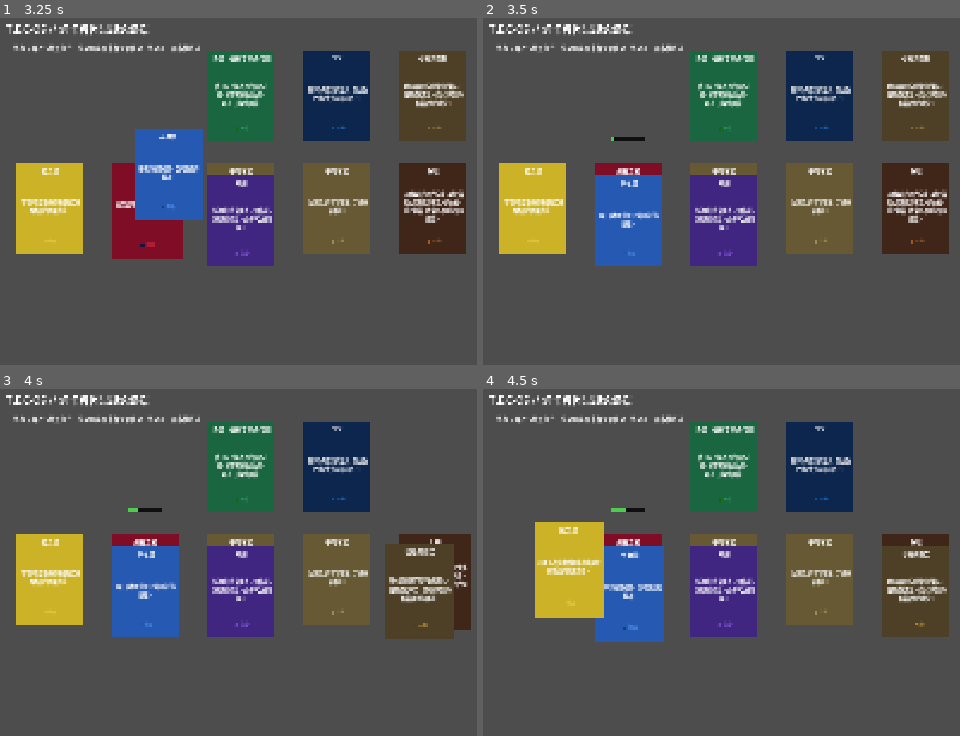
Above: before the commit, frames 1-4 (two rows, left to right).
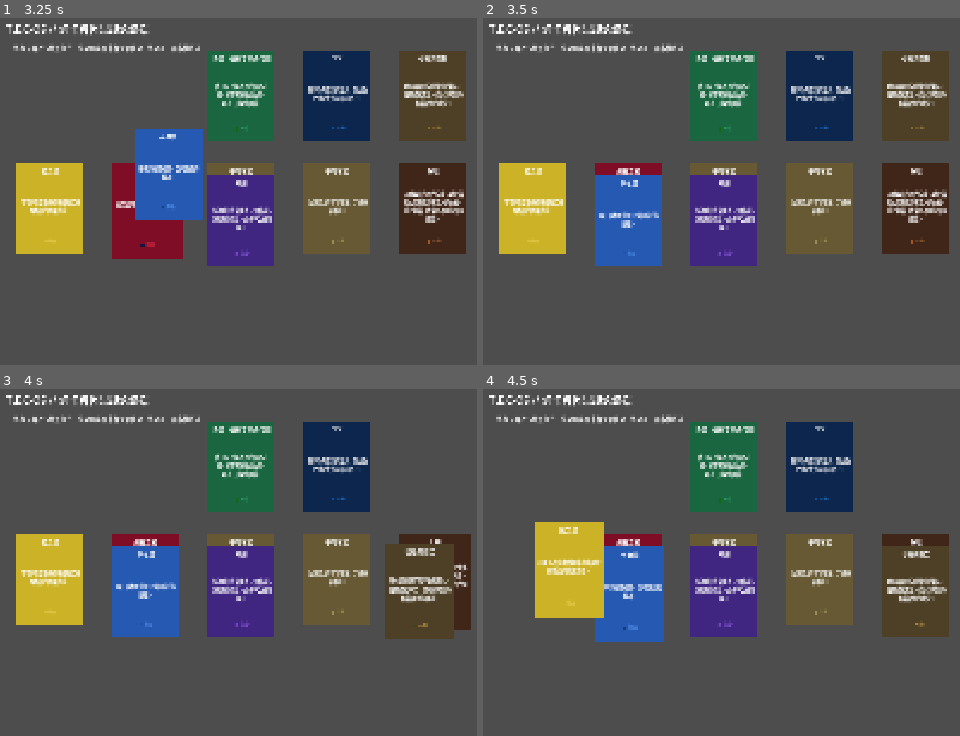
Above: after the commit, the same moments.

Repository: ChrisUtada/tec3g
Game: Godot game, scene res://main.tscn
Same seed, same stepped clock (60 frames per second), same inputs: the game is played once before the commit and once after it.
Inputs (mouse positions are in pixels of both pictures, inside the frame that each line leads up to):
- Up to frame 1 (3.25 s): tap Enter at 0.5 s; drag from (47, 97) to (453, 142) at 0.52 s; drag from (147, 97) to (333, 330) at 1.27 s; move the mouse to (243, 97) at 2.02 s; click (243, 97) at 2.17 s; tap Space at 2.75 s; drag from (338, 97) to (133, 174) at 2.77 s
- Up to frame 2 (3.5 s): no input
- Up to frame 3 (4 s): drag from (434, 468) to (414, 614) at 3.52 s
- Up to frame 4 (4.5 s): drag from (530, 579) to (735, 500) at 4.27 s

Frame 1 is identical in both runs. In frame 2, less than 0.1% of the frame differs, in the area x 26-34%, y 34-36%; in frame 3, less than 0.1%; in frame 4, less than 0.1%.
Error after the commit: Invalid assignment of property or key 'target_cards' with value of type 'Array' on a base object of type 'Resource (StackRecipe)'. (res://autoload/recipe_regis…

Commit message:
feat: multi-card stacking (up to 5), target_card -> target_cards

Diff:
--- a/autoload/card_manager.gd
+++ b/autoload/card_manager.gd
@@ -20,19 +20,21 @@
 func _on_card_stacked(bottom, top):
 	if bottom.card_data == null or top.card_data == null:
 		return
+	var root = _get_stack_root(bottom)
+	var stack_ids = _collect_stack_ids(root)
 	var hits: Array[StackRecipe] = []
-	for r in RecipeRegistry.get_recipes(bottom.card_data.card_id):
-		if r.target_card and r.target_card.card_id == top.card_data.card_id and EventBus.can_drop(r):
+	for r in RecipeRegistry.get_recipes(root.card_data.card_id):
+		if _recipe_matches_stack(r, stack_ids) and EventBus.can_drop(r):
 			hits.append(r)
 	if hits.is_empty():
 		for r in RecipeRegistry.get_recipes(top.card_data.card_id):
-			if r.target_card and r.target_card.card_id == bottom.card_data.card_id and EventBus.can_drop(r):
+			if _recipe_matches_stack(r, stack_ids) and EventBus.can_drop(r):
 				hits.append(r)
 	if hits.is_empty():
 		return
-	_do_combine(bottom, top, hits)
+	_do_combine(root, top, hits)
 
-func _do_combine(bottom, top, hits: Array[StackRecipe]) -> void:
+func _do_combine(root, top, hits: Array[StackRecipe]) -> void:
 	var chosen = _weighted_pick(hits)
 	if chosen == null:
 		return
@@ -40,22 +42,45 @@
 	if data == null:
 		return
 	var count = randi_range(chosen.min_count, chosen.max_count)
-	var base_pos = bottom.global_position + Vector2(180, 0)
-	_combo_bottom = bottom
+	var base_pos = root.global_position + Vector2(180, 0)
+	_combo_bottom = root
 	_combo_top = top
 	_combo_bar = _bar_scene.instantiate()
 	_combo_bar.set_fill_color(Color(0.3, 0.8, 0.3))
-	_combo_bar.attach_to(bottom, 3.0, func():
+	_combo_bar.attach_to(root, 3.0, func():
 		EventBus.mark_drop_consumed(chosen)
 		for i in range(count):
 			var pos = base_pos + Vector2(i * 30, 0)
 			var new_card = spawn_card(data, pos)
-			EventBus.card_combined.emit(bottom, top, new_card)
+			EventBus.card_combined.emit(root, top, new_card)
 		_combo_bar.queue_free()
 		_combo_bar = null
 		_combo_bottom = null
 		_combo_top = null
 	)
+
+static func _get_stack_root(card: Control) -> Control:
+	var parent = card.get_parent()
+	if parent is Control and parent.is_in_group("cards"):
+		return _get_stack_root(parent)
+	return card
+
+static func _collect_stack_ids(root: Control) -> Array[String]:
+	var ids: Array[String] = [root.card_data.card_id]
+	var queue: Array = root.get_children()
+	while queue.size() > 0:
+		var child = queue.pop_front()
+		if child is Control and child.is_in_group("cards"):
+			ids.append(child.card_data.card_id)
+			for gc in child.get_children():
+				queue.append(gc)
+	return ids
+
+static func _recipe_matches_stack(r: StackRecipe, stack_ids: Array[String]) -> bool:
+	for tc in r.target_cards:
+		if tc == null or tc.card_id not in stack_ids:
+			return false
+	return true
 
 static func _weighted_pick(hits: Array[StackRecipe]) -> StackRecipe:
 	if hits.is_empty():
--- a/autoload/recipe_registry.gd
+++ b/autoload/recipe_registry.gd
@@ -4,10 +4,10 @@
 
 func _ready():
 	_register("ITEM_sdt", [
-		_recipe(preload("res://resources/cards/LOGIC_observe.tres"), preload("res://resources/cards/ITEM_peek_truth.tres"), 1, 2, 1.0, 0, "窥视真相"),
-		_recipe(preload("res://resources/cards/LOGIC_observe.tres"), preload("res://resources/cards/ITEM_coin.tres"), 1, 3, 0.4, 0, "因果律之币"),
-		_recipe(preload("res://resources/cards/ITEM_coin.tres"), preload("res://resources/cards/ITEM_plant.tres"), 1, 1, 1.0, 1, "种出植物"),
-		_recipe(preload("res://resources/cards/ITEM_peek_truth.tres"), preload("res://resources/cards/ITEM_corrupted_sample.tres"), 1, 1, 1.0, 1, "腐化"),
+		_recipe([preload("res://resources/cards/LOGIC_observe.tres")], preload("res://resources/cards/ITEM_peek_truth.tres"), 1, 2, 1.0, 0, "窥视真相"),
+		_recipe([preload("res://resources/cards/LOGIC_observe.tres")], preload("res://resources/cards/ITEM_coin.tres"), 1, 3, 0.4, 0, "因果律之币"),
+		_recipe([preload("res://resources/cards/ITEM_coin.tres")], preload("res://resources/cards/ITEM_plant.tres"), 1, 1, 1.0, 1, "种出植物"),
+		_recipe([preload("res://resources/cards/ITEM_peek_truth.tres")], preload("res://resources/cards/ITEM_corrupted_sample.tres"), 1, 1, 1.0, 1, "腐化"),
 	])
 
 func get_recipes(card_id: String) -> Array:
@@ -16,9 +16,9 @@
 func _register(card_id: String, recipes: Array) -> void:
 	_recipes[card_id] = recipes
 
-static func _recipe(target: CardData, result: CardData, min_c: int, max_c: int, w: float, drops: int, label: String) -> StackRecipe:
+static func _recipe(targets: Array, result: CardData, min_c: int, max_c: int, w: float, drops: int, label: String) -> StackRecipe:
 	var r = StackRecipe.new()
-	r.target_card = target
+	r.target_cards = targets as Array[CardData]
 	r.result_card = result
 	r.min_count = min_c
 	r.max_count = max_c
--- a/scripts/stack_recipe.gd
+++ b/scripts/stack_recipe.gd
@@ -1,6 +1,6 @@
 class_name StackRecipe extends Resource
 
-@export var target_card: CardData = null
+@export var target_cards: Array[CardData] = []
 @export var result_card: CardData = null
 @export_range(1, 100) var min_count: int = 1
 @export_range(1, 100) var max_count: int = 1
